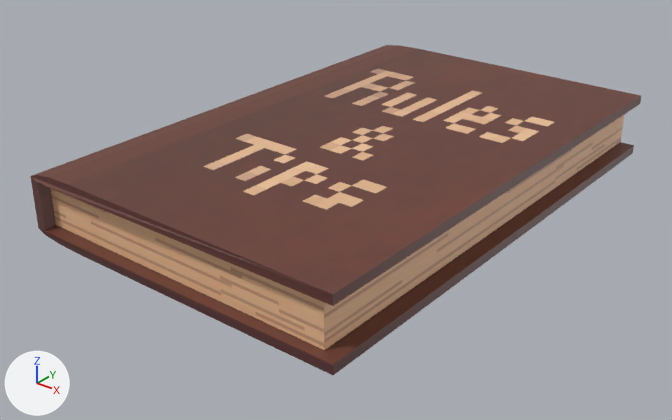
Renders of the Blender file Resources/BlenderPractice/Tenzies.blend from each side of a commit.
Both versions are drawn from a 50 mm lens placed at (12.96, -17.35, 9.08), pointed at (-0.21, -0.89, -1.12). Lighting does not change. The marker at lower left points along +X, +Y and +Z. The first picture is the older version.

Objects in the first picture: 'Book'.
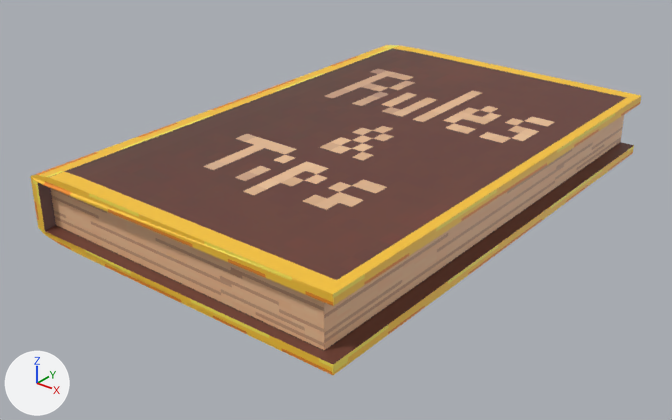
Edits to the bpy script that builds the scene:
```text
Add img_book_png_001:
    img_book_png_001 = load_image('book.png.001', 'book.png', 64, 32, 'sRGB')
Change mat_book:
    mat_book.texture: img_book_png -> img_book_png_001
Change me_cube_001:
    where me_cube_001.from_pydata(...)  # 40 vertices, 28 faces; spans x -1.0..1.0, y -1.01..1.0, z -0.56..0.56
    used by ob_book; location = (0.0, 0.0, 0.0); scale = (4.35, 6.67, 1.5)
    me_cube_001 part 1: texture (UV) coordinates of 8 of 28 faces, centred in x -0.98..1.0, y -1.0..0.0, z -0.48..0.55, changed; they spanned u 0.44..0.56, v 0.11..0.99 and now span u 0.0..0.44, v -0.01..1.0
```

Changed parts and their boxes [x1, y1, x2, y2] in the pictures (672 x 420 px):
'Book', surface changed: [30, 45, 641, 375] in both
